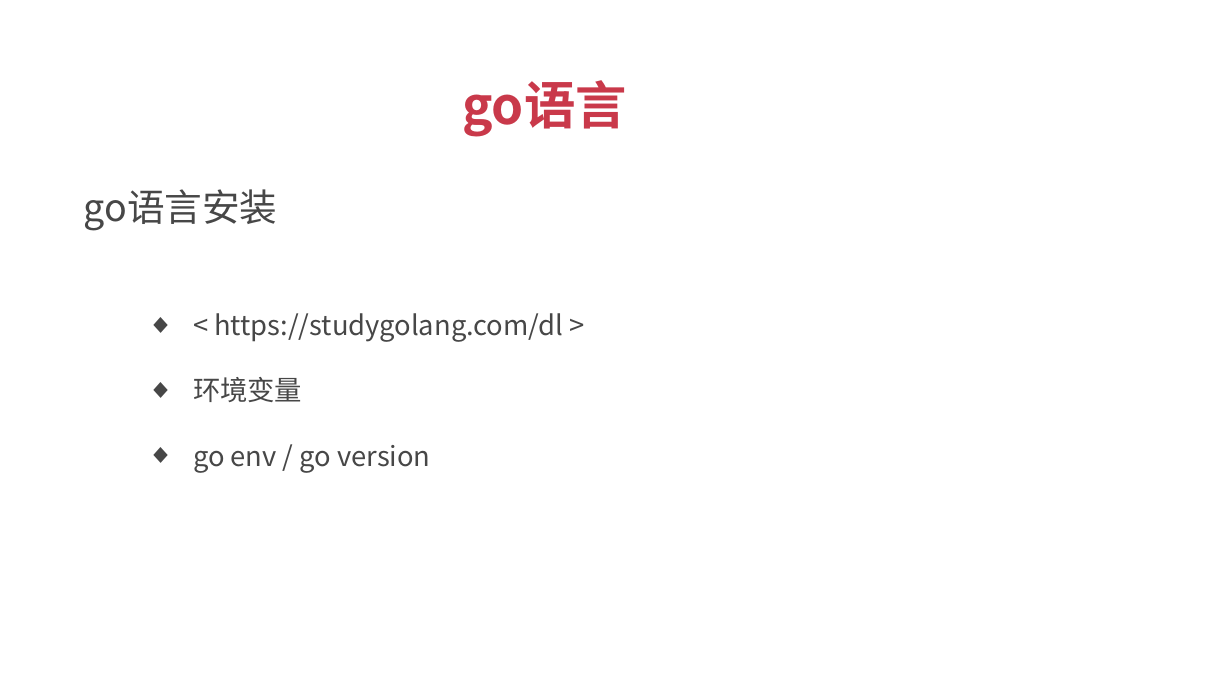
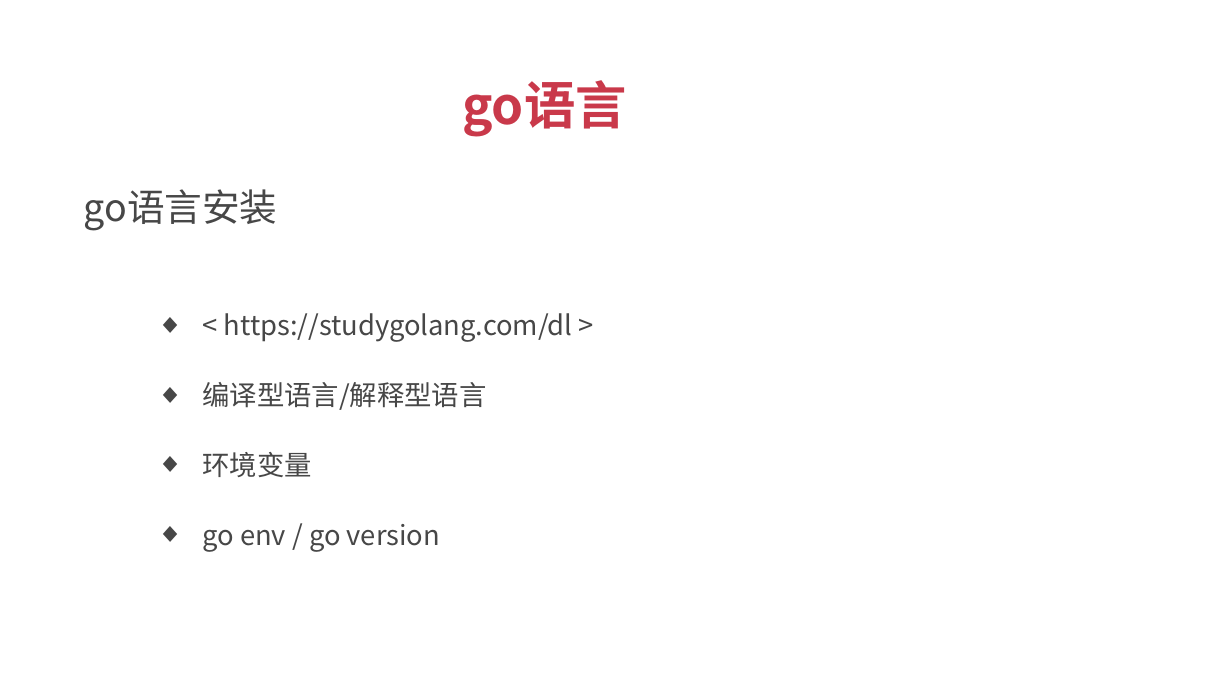
Before and after one commit to xuqiang76/golang, a slide deck: slide 9 of tuling/go语言_傻大猫.pptx. Drawn at 1232x693 pixels with LibreOffice and Linux fonts; fonts in the diff are those of the drawing. Boxes give left, top, right and bottom in pixels: in the first picture for what was removed or moved away, otherwise in the second. Text is boxed around its words. In the diff, an @@ line names an element or a change of style, - is before the commit and + after.

```diff
--- a/tuling/go语言_傻大猫.pptx
+++ b/tuling/go语言_傻大猫.pptx
@@ text "< https://studygolang.com/dl >" moved from (x1=214, y1=313, x2=563, y2=342) to (x1=224, y1=313, x2=573, y2=342) @@
@@ text added at (x1=203, y1=382, x2=487, y2=410), 16 pt, text #474747 @@
+  ◆ 编译型语言/解释型语言
@@ text "环境变量" moved from (x1=193, y1=377, x2=302, y2=402) to (x1=203, y1=452, x2=312, y2=477) @@
@@ text "go env / go version" moved from (x1=193, y1=445, x2=430, y2=473) to (x1=203, y1=524, x2=440, y2=552) @@
```
Also in this commit, not shown: 1 other slide changed, 3 slides added, 3 slides removed, 5 other files.
